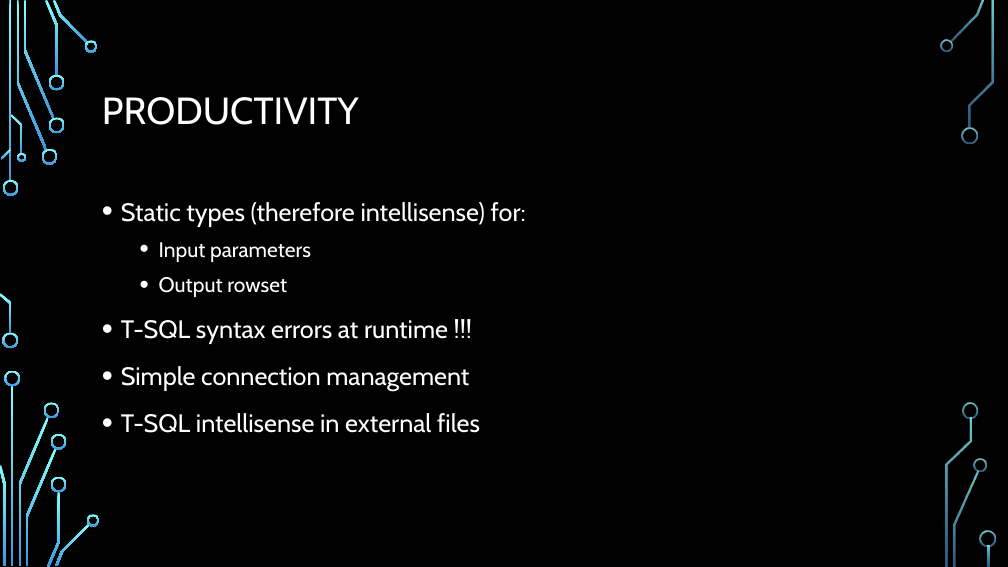
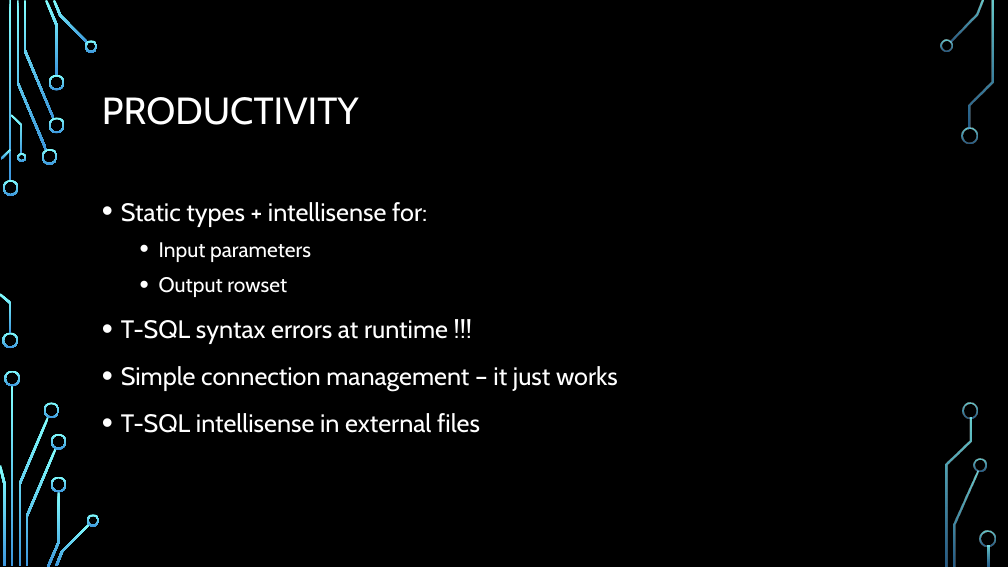
Before and after one commit to dmitry-a-morozov/Presentations, a slide deck: slide 10 of SF FSharp UG. 2015-04-28/slides.pptx. Drawn at 1008x567 pixels with LibreOffice and Linux fonts; fonts in the diff are those of the drawing; background and template pictures are left out. Boxes give left, top, right and bottom in pixels: in the first picture for what was removed or moved away, otherwise in the second. Text is boxed around its words. In the diff, an @@ line names an element or a change of style, - is before the commit and + after.

Commit message:
ppx fixes

```diff
--- a/SF FSharp UG. 2015-04-28/slides.pptx
+++ b/SF FSharp UG. 2015-04-28/slides.pptx
@@ text at <box>121,202,427,227</box>: text changed @@
-• Static types (therefore intellisense) for:
+• Static types + intellisense for:
@@ text at <box>121,366,618,391</box>: text changed @@
-• Simple connection management
+• Simple connection management – it just works
```
Also in this commit, not shown: 2 other slides changed.
